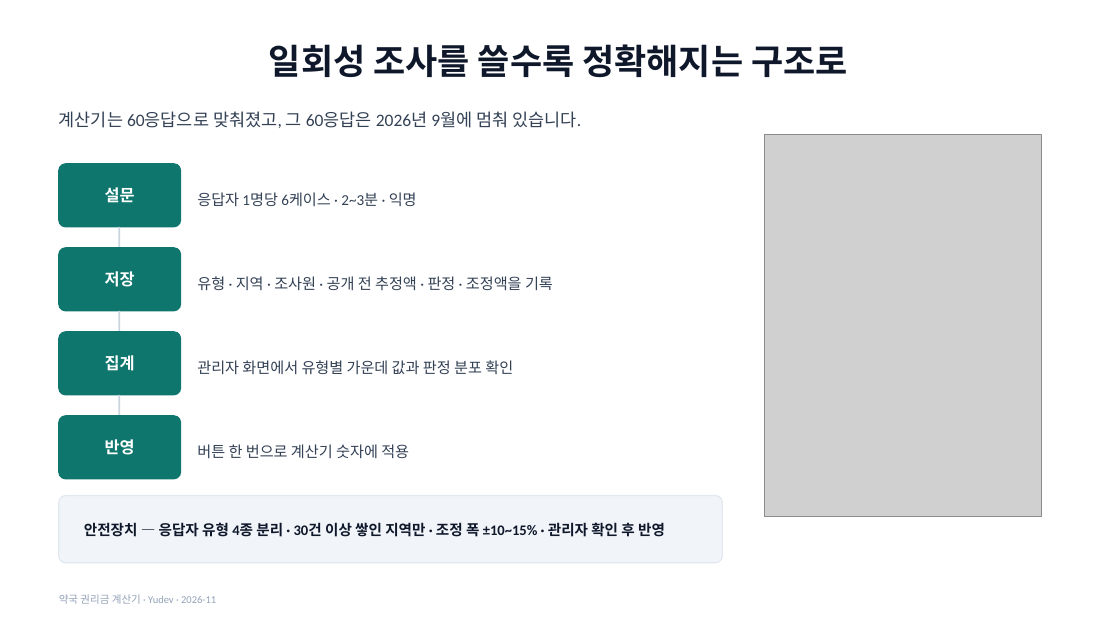
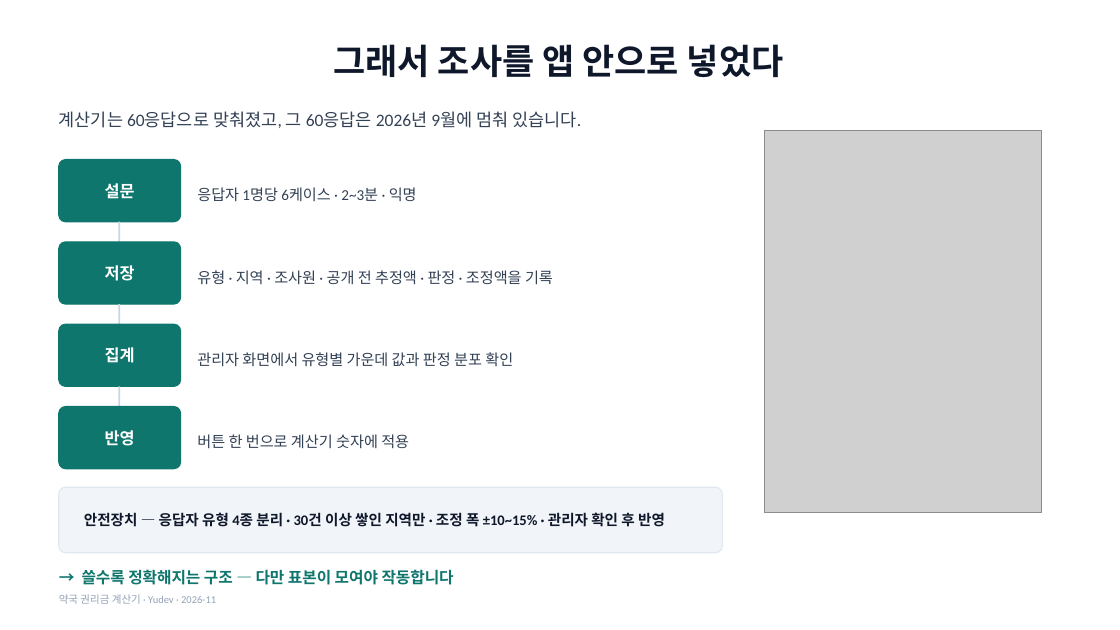
Before and after one commit to YUSEONCHUN/calculating, a slide deck: slide 21 of doc/slides/권리금계산기_프로젝트.pptx (slide 20 before the commit). Drawn at 1120x630 pixels with LibreOffice and Linux fonts; fonts in the diff are those of the drawing; grey boxes stand for pictures. Boxes give left, top, right and bottom in pixels: in the first picture for what was removed or moved away, otherwise in the second. Text is boxed around its words. In the diff, an @@ line names an element or a change of style, - is before the commit and + after.

```diff
--- a/doc/slides/권리금계산기_프로젝트.pptx
+++ b/doc/slides/권리금계산기_프로젝트.pptx
@@ title at (333, 44, 784, 77): text changed @@
-일회성 조사를 쓸수록 정확해지는 구조로
+그래서 조사를 앱 안으로 넣었다
@@ 4 texts, 2 rounded rectangles, 2 lines, 1 picture: place and size @@
-4 texts, 2 rounded rectangles, 2 lines, 1 picture at (59, 134, 1042, 517)
+4 texts, 2 rounded rectangles, 2 lines, 1 picture at (59, 130, 1042, 513)
@@ 5 texts, 3 rounded rectangles, 1 line: place and size @@
-5 texts, 3 rounded rectangles, 1 line at (59, 332, 723, 563)
+5 texts, 3 rounded rectangles, 1 line at (59, 324, 723, 553)
@@ proportions changed in 5 elements at (59, 160, 181, 222), (59, 242, 181, 304), (59, 324, 181, 386), (59, 487, 723, 553), (59, 407, 181, 469) @@
@@ text added at (82, 569, 454, 585), 13.5 pt, text #0F766E, bold @@
+→ 쓸수록 정확해지는 구조 — 다만 표본이 모여야 작동합니다
```
Also in this commit, not shown: 20 other slides changed, 5 slides added, 1 slide removed, 5 other files.
